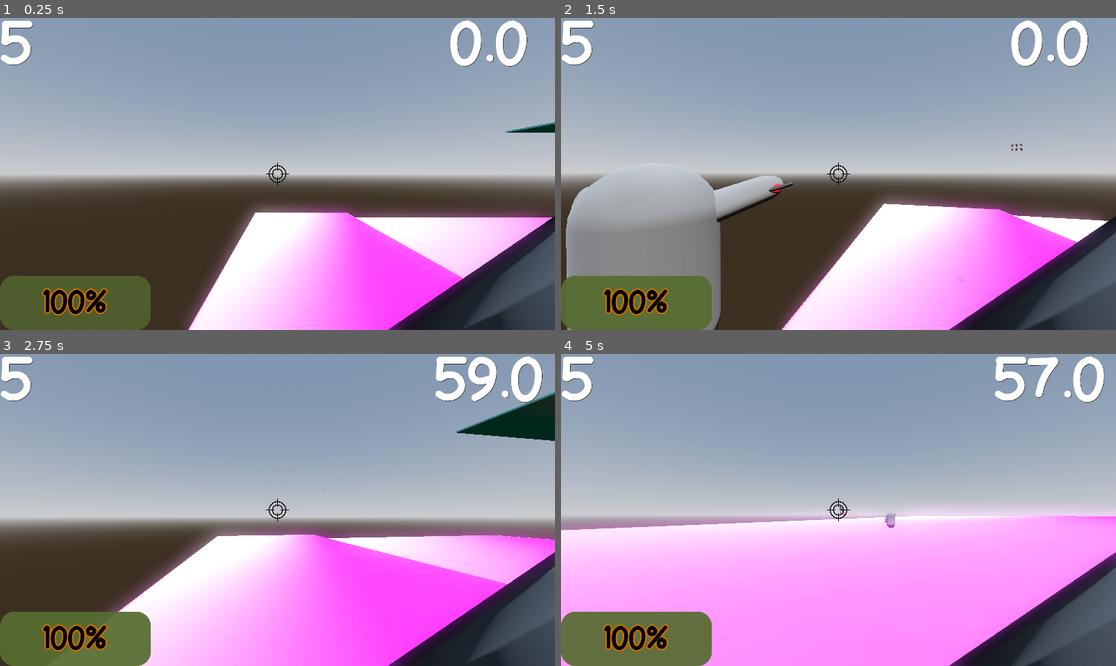
Above: before the commit, frames 1-4 (two rows, left to right).
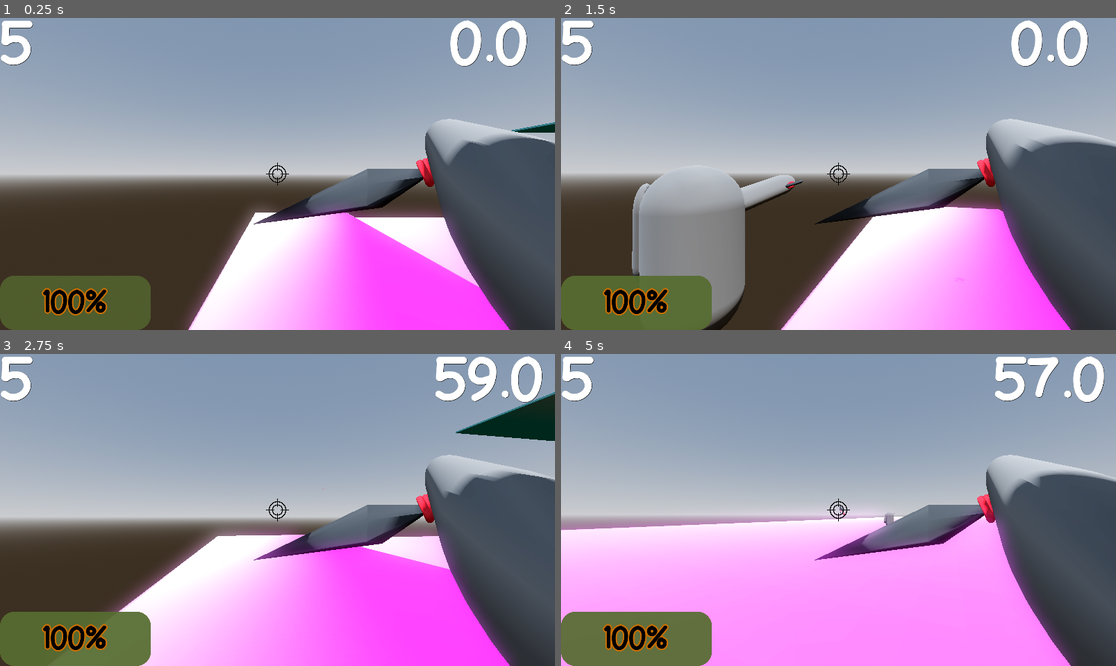
Above: after the commit, the same moments.

Repository: hasofit/NARUTO-FPS-LES-GO
Game: Godot game, scene res://scenes/world.tscn
Two runs of this game, one before a commit and one after it. Both use one fixed random seed, a clock stepped at 60 frames per second and the inputs below.
Inputs (mouse positions are in pixels of both pictures, inside the frame that each line leads up to):
- Up to frame 1 (0.25 s): no input
- Up to frame 2 (1.5 s): move the mouse to (866, 174) at 0.52 s; hold W (move_forward) from 0.53 s (still down); tap F (Kunai Wall) at 0.6 s; tap Space (jump) at 0.77 s; move the mouse to (810, 174) at 1.27 s; tap Q (ShadowClone) at 1.35 s
- Up to frame 3 (2.75 s): keep holding W (move_forward); tap Space (jump) at 1.52 s; move the mouse to (288, 503) at 2.02 s; tap K (Start) at 2.1 s
- Up to frame 4 (5 s): keep holding W (move_forward); move the mouse to (832, 516) at 2.77 s; click (832, 516) at 2.85 s; tap Space (jump) at 3.02, 3.77, 4.52 s; move the mouse to (877, 513) at 3.52 s; tap Shift (sprint) at 3.6 s; move the mouse to (794, 506) at 4.27 s; right-click (794, 506) at 4.35 s

The runs differ from the first frame. In frame 1, 13% of the frame differs, in the area x 45-100%, y 32-100%; in frame 2, 20%, in the area x 0-100%, y 32-100%; in frame 3, 13%; in frame 4, 14%.
Error in both runs: Cannot call method 'start' on a null value. (res://scripts/player.gd:98)

Commit message:
Camera fix

Diff:
--- a/scenes/player.tscn
+++ b/scenes/player.tscn
@@ -65,7 +65,7 @@
 "times": PackedFloat32Array(0),
 "transitions": PackedFloat32Array(1),
 "update": 0,
-"values": [Vector3(0.56494, 0, 0.169156)]
+"values": [Vector3(0.56494, 0, -0.57502)]
 }
 tracks/1/type = "value"
 tracks/1/imported = false
@@ -113,7 +113,7 @@
 "times": PackedFloat32Array(0),
 "transitions": PackedFloat32Array(1),
 "update": 0,
-"values": [Vector3(-0.59482, -0.45481, 0.55997)]
+"values": [Vector3(-0.59482, -0.45481, 0.0387962)]
 }
 tracks/5/type = "value"
 tracks/5/imported = false
@@ -166,11 +166,11 @@
 
 [node name="Camera3D" type="Camera3D" parent="."]
 unique_name_in_owner = true
-transform = Transform3D(1, 0, 0, 0, 1, 0, 0, 0, 1, 0, 0.6391, -0.541128)
+transform = Transform3D(1, 0, 0, 0, 1, 0, 0, 0, 1, 0, 0.6391, -0.00107768)
 cull_mask = 1048063
 
 [node name="Right Hand" type="MeshInstance3D" parent="Camera3D"]
-transform = Transform3D(0.130282, 0.335663, -0.155361, 0.0819065, 0.153621, 0.274774, 0.113292, -0.497063, -0.0199929, 0.56494, 0, 0.169156)
+transform = Transform3D(0.130282, 0.335663, -0.155361, 0.0819065, 0.153621, 0.274774, 0.113292, -0.497063, -0.0199929, 0.56494, 0, -0.57502)
 mesh = SubResource("CapsuleMesh_dqkch")
 skeleton = NodePath("../..")
 
@@ -189,7 +189,7 @@
 shape = SubResource("CapsuleShape3D_g2els")
 
 [node name="Left Hand" type="MeshInstance3D" parent="Camera3D"]
-transform = Transform3D(0.16662, -0.0991944, -0.146341, -0.0141317, -0.605031, 0.0629446, -0.0924933, -0.0862515, -0.273239, -0.59482, -0.45481, 0.55997)
+transform = Transform3D(0.16662, -0.0991945, -0.146341, -0.0141317, -0.605031, 0.0629446, -0.0924933, -0.0862515, -0.273239, -0.59482, -0.45481, 0.0387962)
 mesh = SubResource("CapsuleMesh_dqkch")
 skeleton = NodePath("../..")
 
